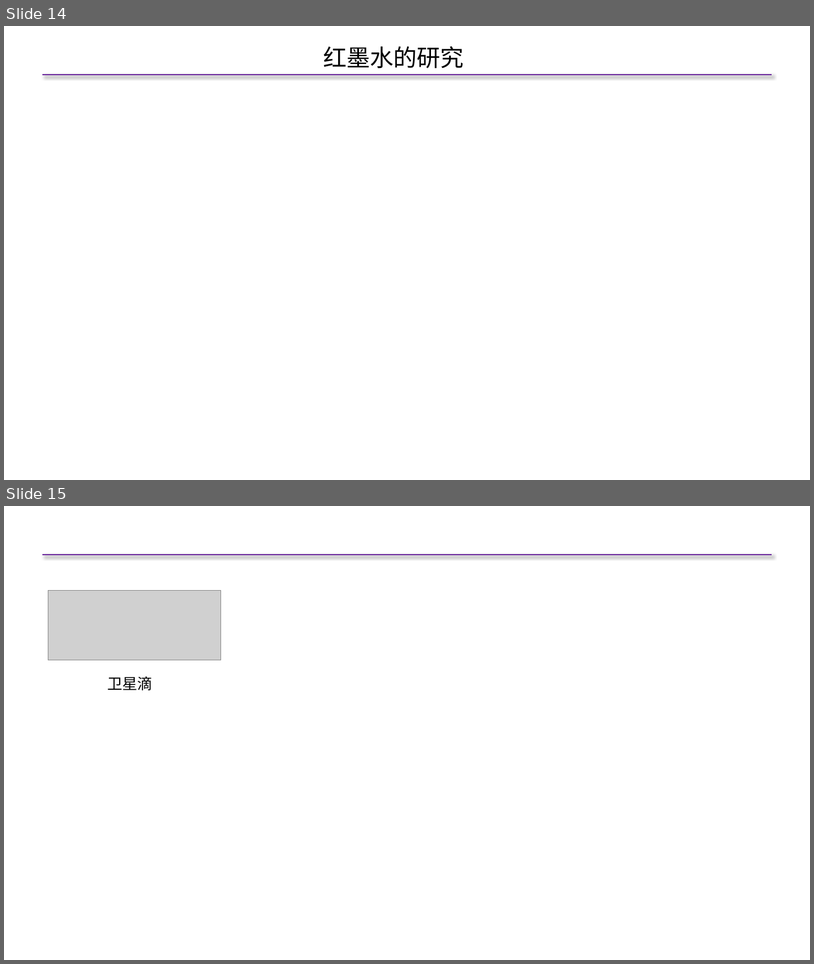
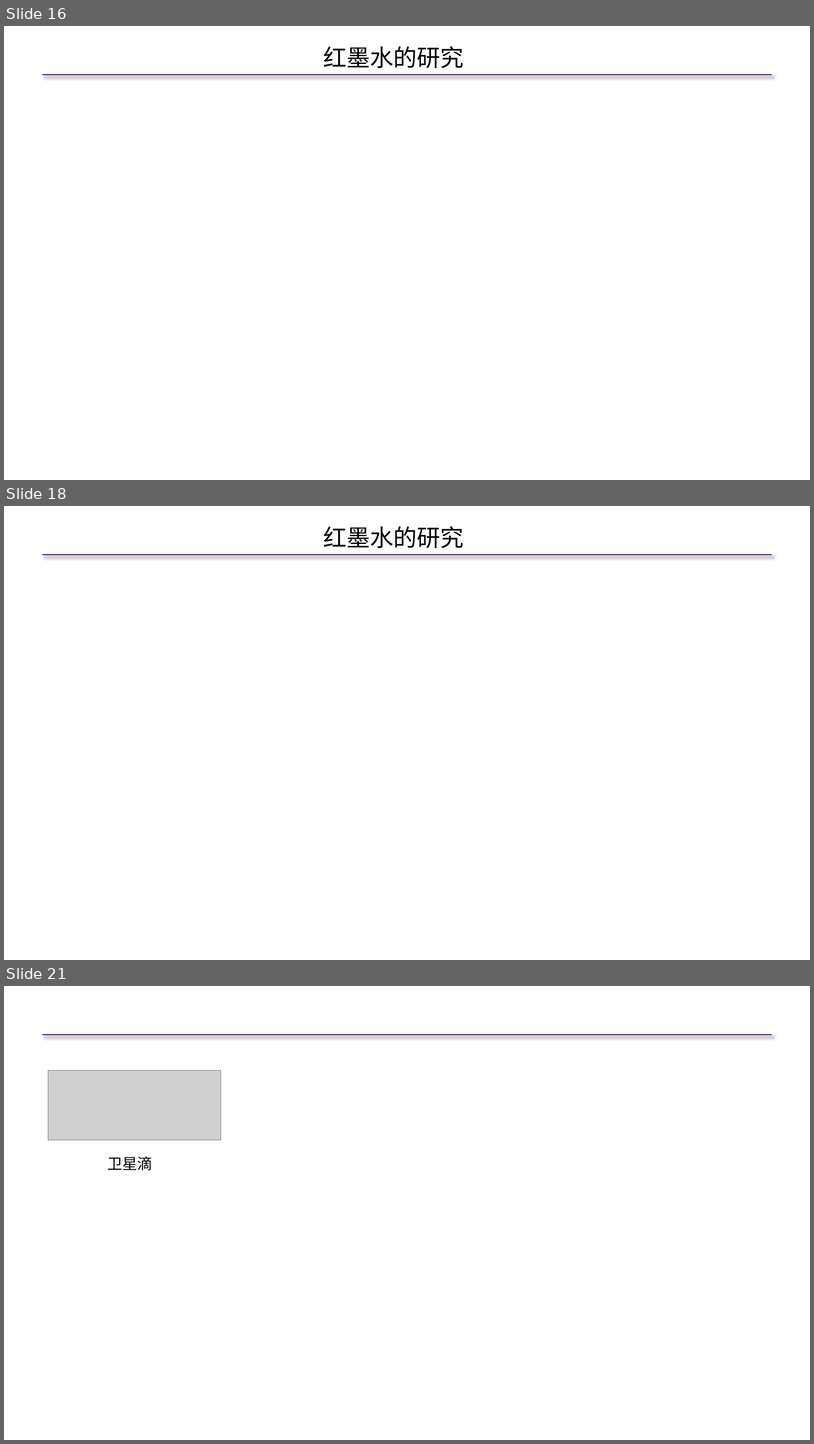
Before and after one commit to jysvs/Mytest, a slide deck: PPT/喷墨打印总结/喷墨打印总结.pptx. Shown one above the other, each under a label of ours: slides 14 and 15 before the commit, slides 16, 18 and 21 after it; the slides between them are not shown. The pictures are 814x964 and 814x1444 pixels, drawn with LibreOffice and Linux fonts; fonts in the diff are those of the drawing; grey boxes stand for pictures. Boxes give left, top, right and bottom in pixels: in the first picture for what was removed or moved away, otherwise in the second. Text is boxed around its words. In the diff, an @@ line names an element or a change of style, - is before the commit and + after.

```diff
--- a/PPT/喷墨打印总结/喷墨打印总结.pptx
+++ b/PPT/喷墨打印总结/喷墨打印总结.pptx
@@ slide 18 added at box(4, 506, 810, 960), background #FFFFFF @@
@@ text added at box(323, 526, 464, 549), 28 pt, text #000000 @@
+红墨水的研究
@@ line added from (43, 555) to (772, 555), #7030A0 1.5 pt @@
@@ what was slide 14 is now slide 16 @@
@@ what was slide 15 is now slide 21 @@
```
Also in this commit, not shown: 7 slides changed, 5 other slides added, 12 other files.
